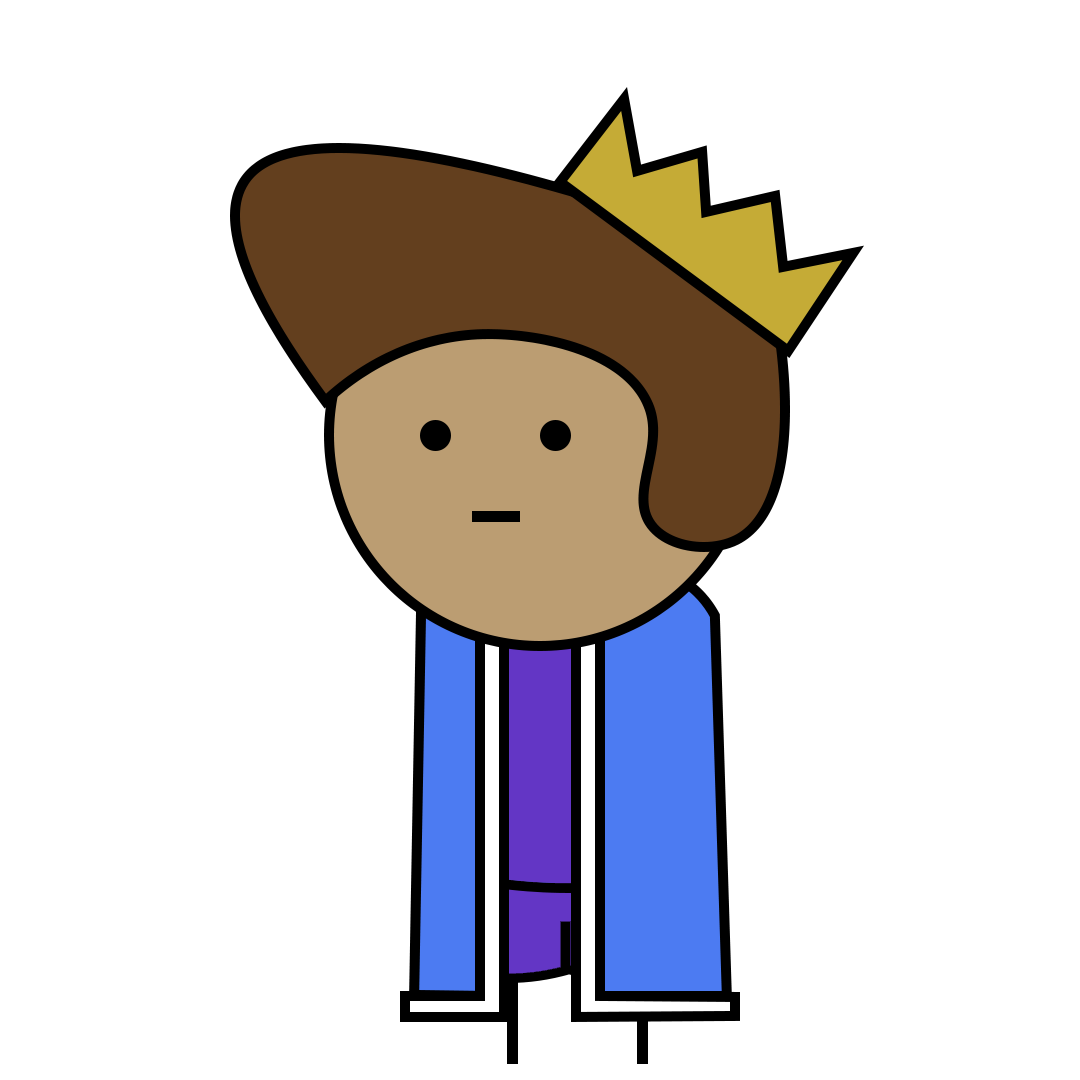
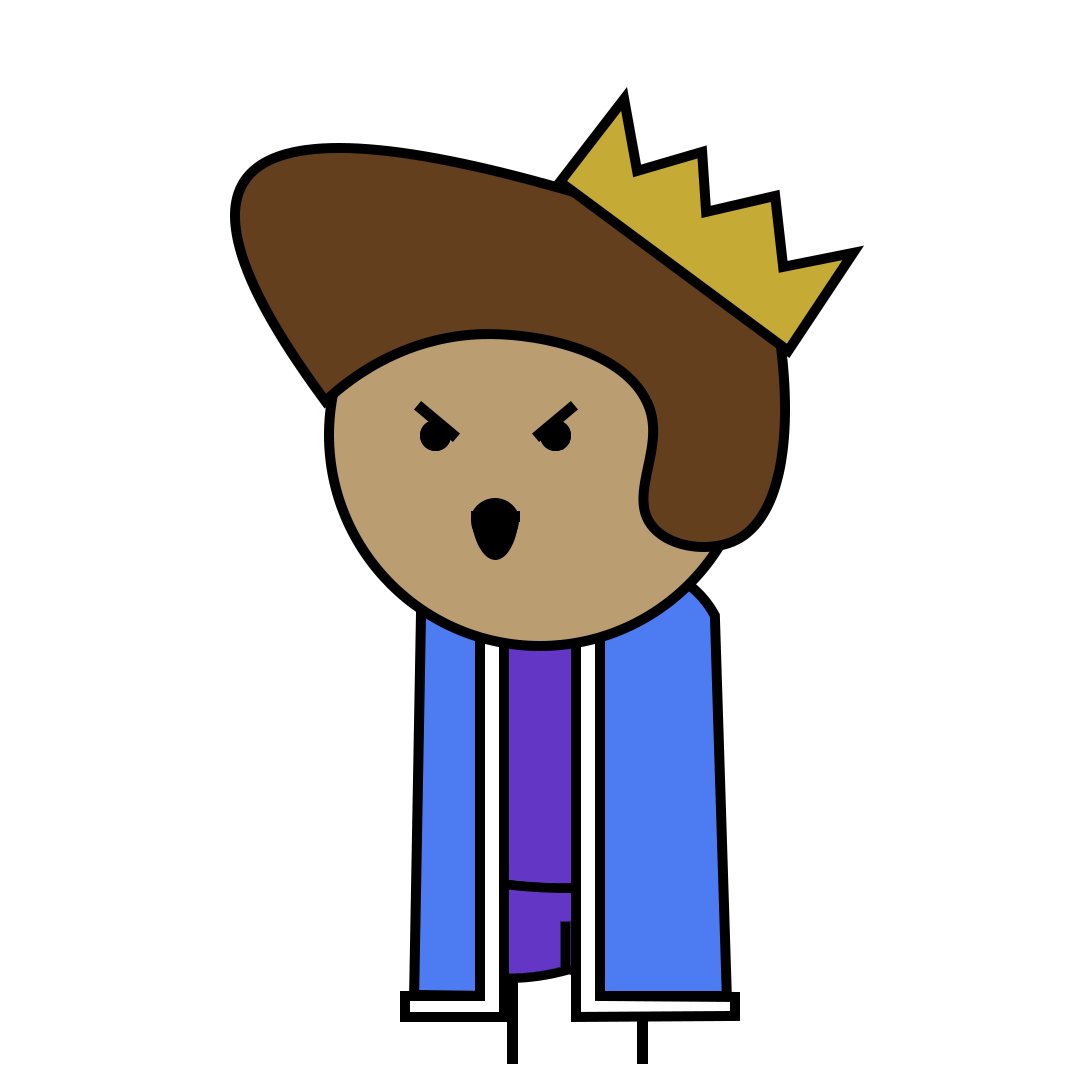
Layered file, before and after one edit (w=1080, h=1080). Changes by layer:
showed "Mouth Talking" over left=471, top=498, right=519, bottom=547
showed "Mouth Laughing" over left=471, top=511, right=519, bottom=560
showed "Eyes Mad" over left=414, top=401, right=578, bottom=451
showed "Eyes Laughing" over left=421, top=421, right=570, bottom=450
painted on "Hair" over left=532, top=401, right=578, bottom=451
